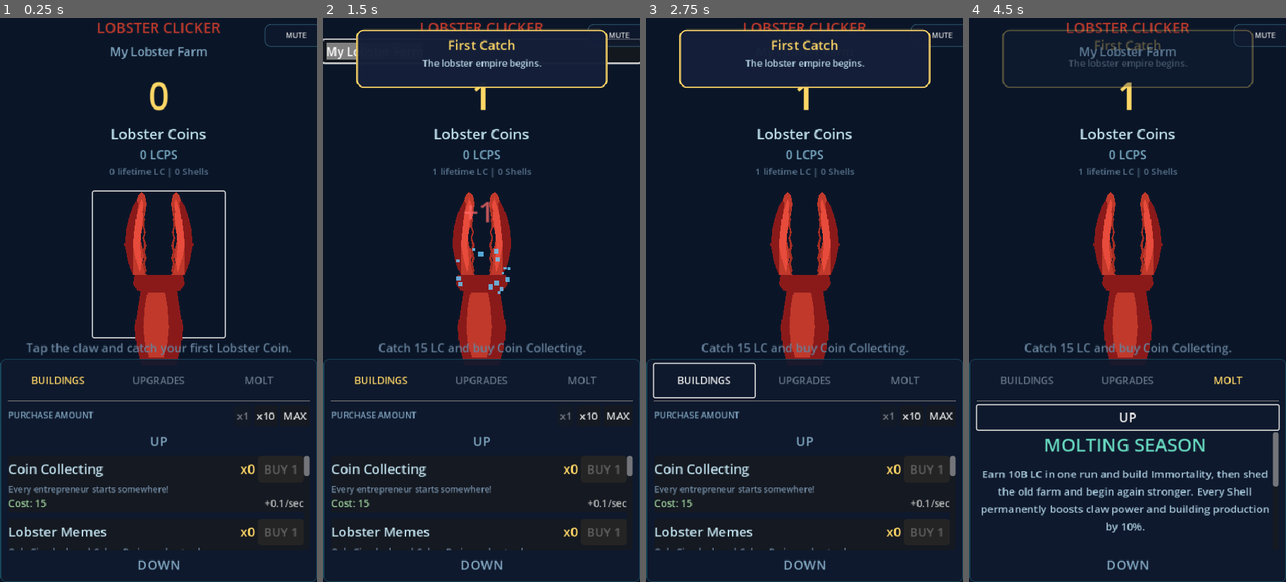
Above: before the commit, frames 1-4 (left to right).
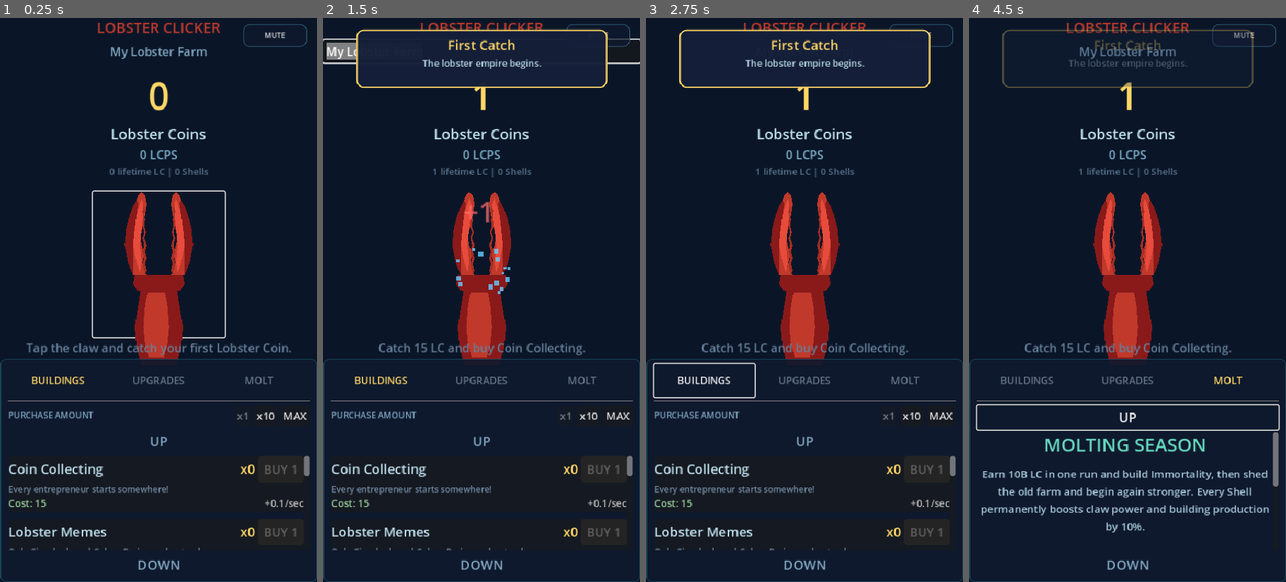
Above: after the commit, the same moments.

Repository: thecryptomasters/lobster-clicker
Game: Godot game, scene res://scenes/main.tscn
The game is run twice, just before and just after one commit, with the same random seed, the same clock (stepped at 60 frames per second) and the same inputs.
Inputs (mouse positions are in pixels of both pictures, inside the frame that each line leads up to):
- Up to frame 1 (0.25 s): no input
- Up to frame 2 (1.5 s): click "My Lobster Farm" at 0.5 s; click (481, 266) at 1.25 s
- Up to frame 3 (2.75 s): click "BUILDINGS" at 2 s
- Up to frame 4 (4.5 s): click "UPGRADES" at 2.75 s; click "MOLT" at 3.5 s; click "UP" at 4.25 s

The runs differ from the first frame. In frame 1, 0.2% of the frame differs, in the area x 76-100%, y 1-6%; in frame 2, 0.1%; in frame 3, less than 0.1%; in frame 4, 0.2%.

Commit message:
fix: keep mobile mute control in view

Diff:
--- a/scenes/main.gd
+++ b/scenes/main.gd
@@ -291,8 +291,8 @@
 		title_label.add_theme_font_size_override("font_size", 22)
 		for tab_button in [buildings_tab, upgrades_tab, consumables_tab, molt_tab]:
 			tab_button.add_theme_font_size_override("font_size", 15)
-		mute_button.offset_left = -80.0
-		mute_button.offset_right = -8.0
+		mute_button.offset_left = -112.0
+		mute_button.offset_right = -16.0
 		mute_button.add_theme_font_size_override("font_size", 11)
 
 func _on_lobsters_changed(total: float) -> void:
Not shown, changed: export/index.pck
